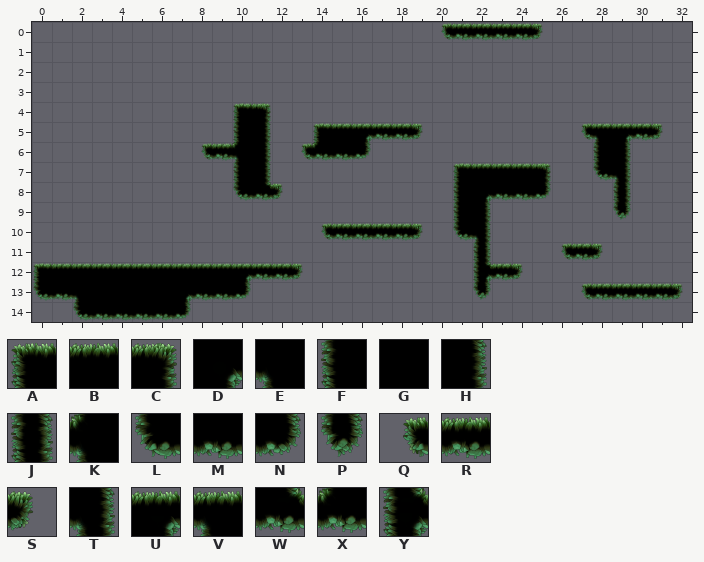
Tiled map: assets/tilemaps/level1-map.tmx. Above: the version before the commit.
Cells are 128x128 px. Shown: x 0..32, y 0..14.
Key: from "mossy": A 0 "mossy", B 1 "mossy", C 2 "mossy", D 4 "mossy", E 5 "mossy", F 7 "mossy", G 8 "mossy", H 9 "mossy", J 10 "mossy", K 13 "mossy", L 14 "mossy", M 15 "mossy", N 16 "mossy", P 17 "mossy", Q 21 "mossy", R 22 "mossy", S 23 "mossy", T 29 "mossy", U 30 "mossy", V 31 "mossy", W 37 "mossy", X 38 "mossy", Y 39 "mossy".
_ is an empty cell.
Layer "Platform" before, first column x 0:
 0 ____________________QRRRRS_______
 1 _________________________________
 2 _________________________________
 3 _________________________________
 4 __________AC_____________________
 5 __________FH__ABURRS_______QVURS_
 6 ________QRKH_QXMN___________FH___
 7 __________FH_________ABBBC__LT___
 8 __________LWS________FDMMN___J___
 9 _____________________FH______P___
10 ______________QRRRRS_LT__________
11 ______________________J___QRS____
12 ABBBBBBBBBURRS________YRS________
13 LMEGGGGDMMN___________P____QRRRRS
14 __LMMMMN_________________________
And afterwards:
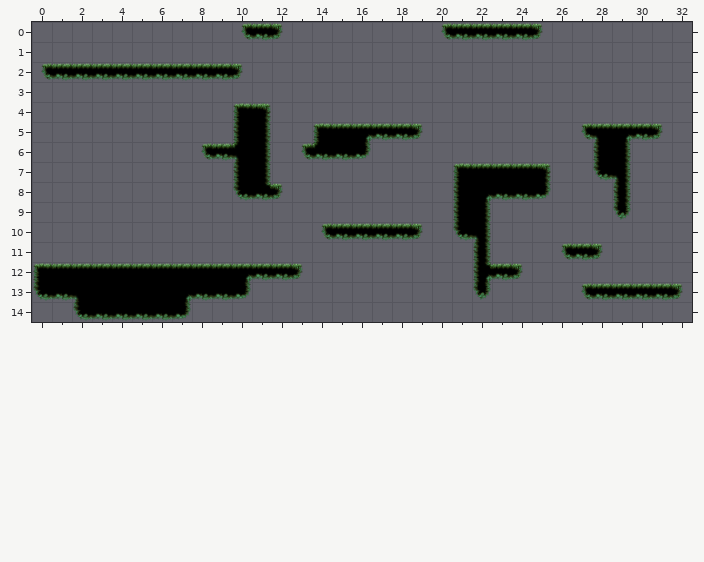
Log entry: Add terrain for camera test Signed-off-by: Cosmin Popa <cosmin7popa@gmail.com>
What changed:
Layer "Platform":
y 0: x 10..12 ___ -> QRS
y 2: x 0..10 ___________ -> QRRRRRRRRRS
Changed places in both pictures, as pixel boxes (x1, y1, x2, y2):
added: (241, 23, 283, 41)
added: (41, 63, 243, 81)
